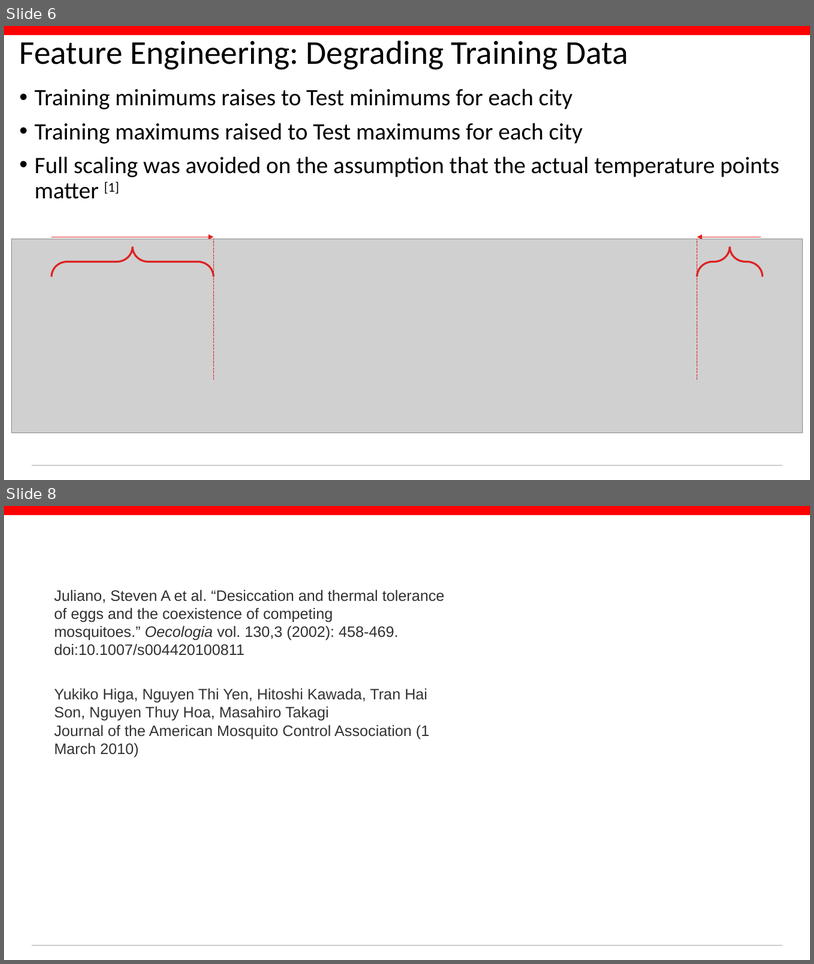
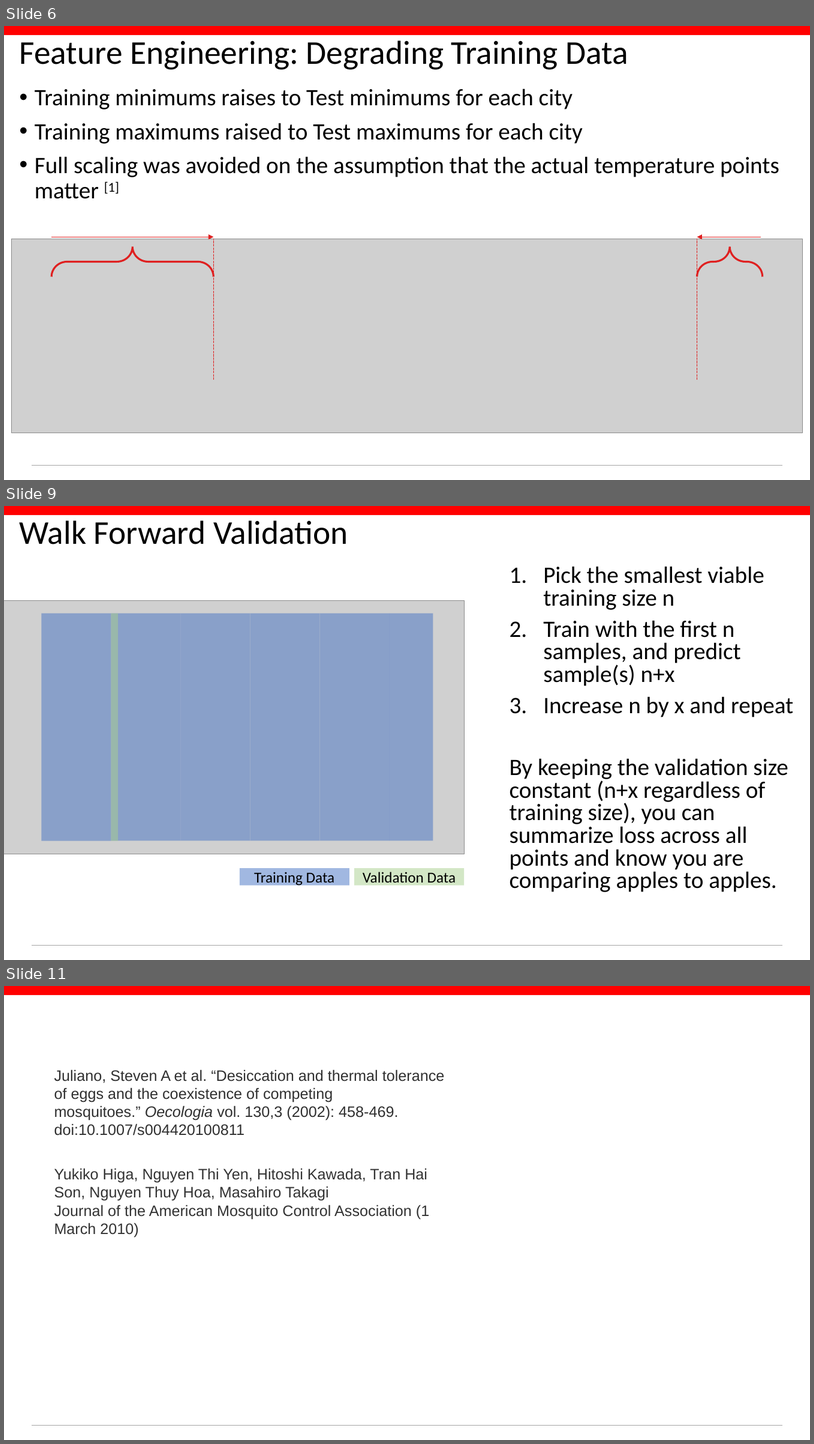
Before and after one commit to conditg/deng-ai, a slide deck: DengAI.pptx. Shown one above the other, each under a label of ours: slides 6 and 8 before the commit, slides 6, 9 and 11 after it; the slides between them are not shown. The pictures are 814x964 and 814x1444 pixels, drawn with LibreOffice and Linux fonts; fonts in the diff are those of the drawing; grey boxes stand for pictures; background and template pictures are left out. Boxes give left, top, right and bottom in pixels: in the first picture for what was removed or moved away, otherwise in the second. Text is boxed around its words. In the diff, an @@ line names an element or a change of style, - is before the commit and + after.

Commit message:
Walk Forward Validation demonstrated

```diff
--- a/DengAI.pptx
+++ b/DengAI.pptx
@@ slide 9 added at box(4, 506, 810, 960), background #FFFFFF; not listed: 2 template elements that a slide beside it also shows @@
@@ title added at box(20, 520, 348, 544), 39.6 pt, text #000000 @@
+Walk Forward Validation
@@ text added at box(510, 566, 794, 892), 28 pt, text #000000 @@
+1. Pick the smallest viable training size n
+2. Train with the first n samples, and predict sample(s) n+x
+3. Increase n by x and repeat
+By keeping the validation size constant (n+x regardless of training size), you can summarize loss across all points and know you are comparing apples to apples.
@@ picture added at box(4, 600, 464, 854) @@
@@ rectangle added at box(42, 613, 111, 841), fill #4472C4 at 50% opacity @@
@@ rectangle added at box(111, 613, 180, 841), fill #4472C4 at 50% opacity @@
@@ rectangle added at box(111, 613, 119, 841), fill #A9D18E at 50% opacity @@
@@ rectangle added at box(180, 613, 250, 841), fill #4472C4 at 50% opacity @@
@@ rectangle added at box(250, 613, 320, 841), fill #4472C4 at 50% opacity @@
@@ rectangle added at box(320, 613, 389, 841), fill #4472C4 at 50% opacity @@
@@ rectangle added at box(389, 613, 434, 841), fill #4472C4 at 50% opacity @@
@@ rectangle added at box(240, 868, 350, 885), fill #4472C4 at 50% opacity, 18 pt, text #000000 @@
+Training Data
@@ rectangle added at box(354, 868, 464, 885), fill #A9D18E at 50% opacity, 18 pt, text #000000 @@
+Validation Data
@@ what was slide 8 is now slide 11 @@
```
Also in this commit, not shown: 1 slide changed, 2 other slides added.
